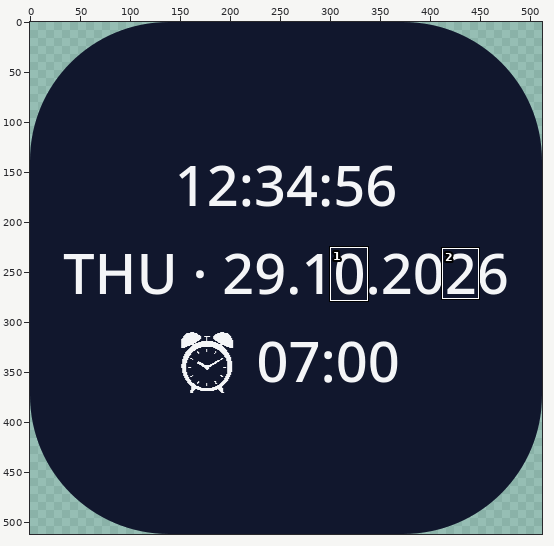
One commit to this sprite sheet: SecondsClock/src/main/res/drawable/ic_launcher.png. The first picture is a wide view before the edit; the outline marks the close-up.
Close-up. Before:
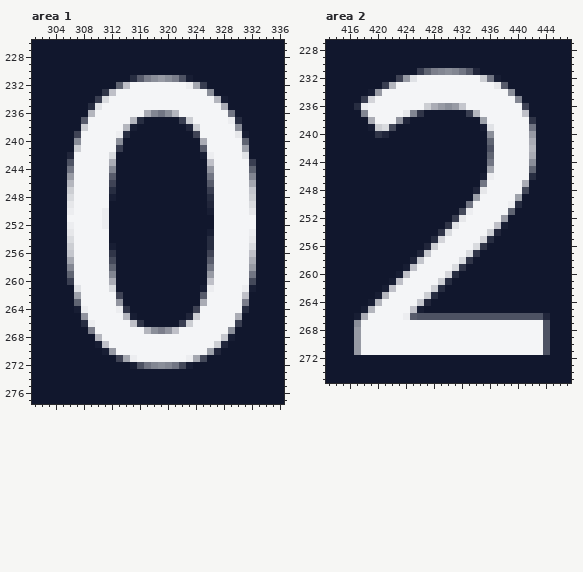
The file is 512x512 pixels. Pixels under 10% opacity are left out. Colours within 5 levels of each other are drawn and written as one. Shown: area 1: x 301..336, y 226..277; area 2: x 413..447, y 227..275. The commit also changed other parts of the picture, which this record leaves out.
The same view after the edit:
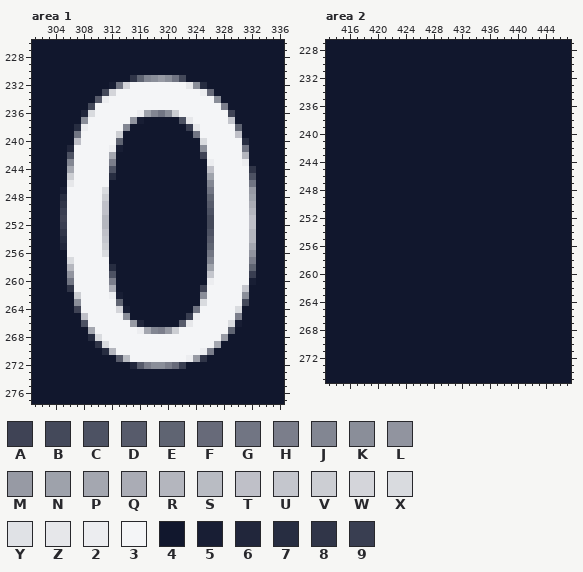
Palette (. is transparent): A #3f4355  B #44495a  C #4d5263  D #575b6b  E #5f6472  F #676a79  G #717583  H #7b7e8b  J #828692  K #8a8e99  L #91949f  M #979aa4  N #9ea2ab  P #a4a7b0  Q #aaacb5  R #b4b6be  S #b9bcc3  T #bfc0c8  U #c4c6cd  V #ccced3  W #d4d5da  X #d9dbdf  Y #e0e2e6  Z #e6e7ea  2 #ecedf0  3 #f4f5f7  4 #11172d  5 #181e34  6 #21263b  7 #272d41  8 #303548  9 #393e51
The exact change:
Changed rows in their new state; - is an unchanged pixel.
Area 1:
first column x 305:
231 ----------8EJ---GB4---------
232 -------5GW--------ZK7-------
233 ------BW------------2F------
234 -----D2---------------K4----
235 ----B3-----------------H----
236 ---6X------2N---V-------A---
237 ---K------L5-----CZ-----U4--
238 --72-----J4-------9Z-----E--
239 --G-----V4---------G-----T4-
240 --T-----E-----------X-----7-
241 -63----25-----------K-----G-
242 -C-----P------------A3----R-
243 -J-----H-------------2----24
244 -P-----C-------------T-----8
245 -V-----7-------------N-----C
246 -Z-----4-------------J-----G
247 53----X4-------------G-----M
248 73----V4-------------E-----N
249 83----T--------------D-----Q
250 93----T--------------C-----R
251 A-----R--------------B-----T
252 93----R--------------B-----T
253 83----T--------------C-----R
254 73----U--------------D-----R
255 63----V4-------------E-----P
256 -3----X4-------------G-----L
257 -X-----4-------------J-----H
258 -R-----7-------------N-----E
259 -L-----C-------------U-----9
260 -G-----H-------------2-----5
261 -83----Q------------A3----U4
262 --V----25-----------K-----K-
263 --K-----E-----------X-----B-
264 --A3----W5---------G-----X4-
265 ---T-----K4-------92-----H--
266 ---C3-----M6-----DZ-----X5--
267 ----P------2PJ-MV-------E---
268 ----7X-----------------M4---
269 -----8X---------------P4----
270 ------7R------------2H4-----
271 --------DS3--------M8-------
272 ----------6DHK-HF94---------
Area 2:
first column x 417:
231 ---------444444444----------
232 ------444444444444444-------
233 ----444444444444444444------
234 --444444444444444444444-----
235 -44444444444444444444444----
236 4444444444444444444444444---
237 -444444444------444444444---
238 --444444----------44444444--
239 --4444------------44444444--
240 ---44--------------4444444--
241 -------------------4444444--
242 -------------------4444444--
243 -------------------4444444--
244 -------------------4444444--
245 -------------------4444444--
246 ------------------44444444--
247 ------------------4444444---
248 -----------------44444444---
249 -----------------4444444----
250 ----------------44444444----
251 ---------------44444444-----
252 --------------44444444------
253 -------------444444444------
254 ------------444444444-------
255 -----------444444444--------
256 ----------444444444---------
257 ---------444444444----------
258 --------444444444-----------
259 -------444444444------------
260 ------444444444-------------
261 -----444444444--------------
262 ----444444444---------------
263 ---444444444----------------
264 --444444444-----------------
265 -444444444------------------
266 4444444444444444444444444444
267 4444444444444444444444444444
268 4444444444444444444444444444
269 4444444444444444444444444444
270 4444444444444444444444444444
271 4444444444444444444444444444
Boxes around the changes in both close-ups, in picture pixels (x1, y1, x2, y2):
changed: (60, 75, 256, 369)
changed: (354, 68, 550, 355)
